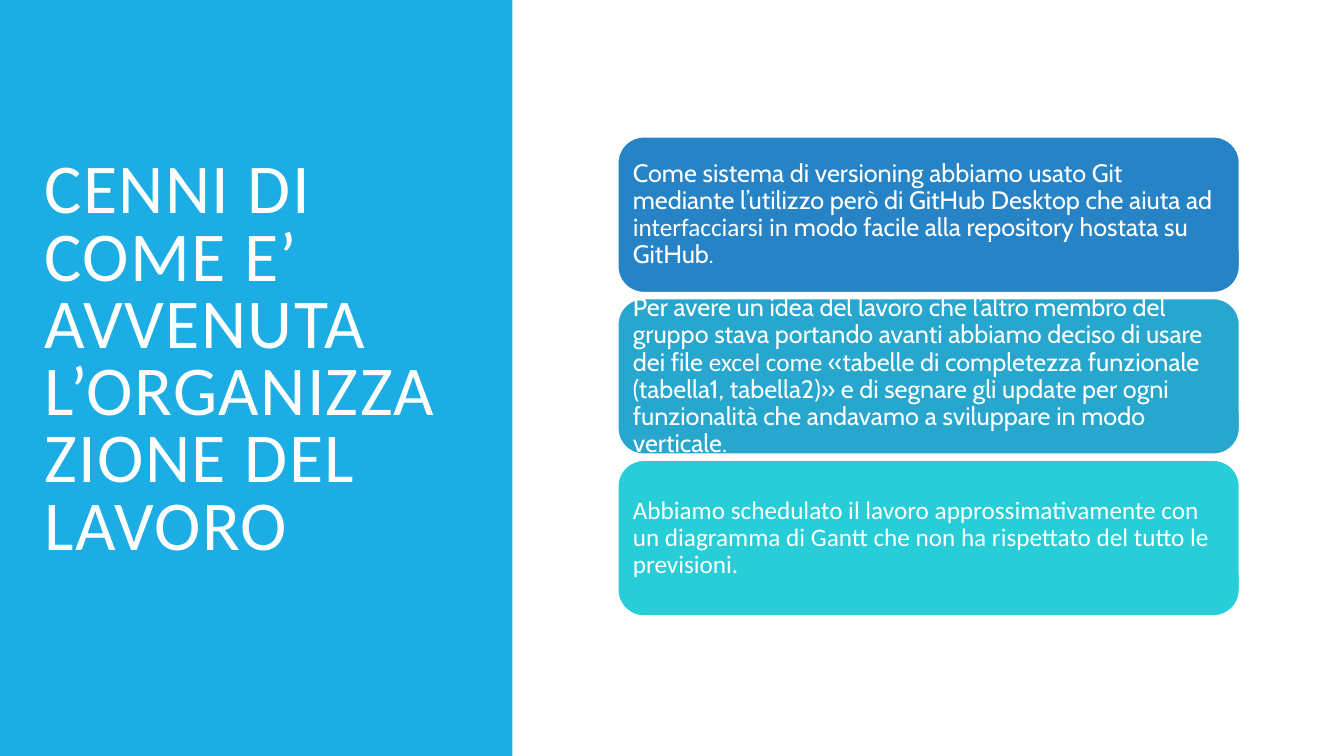
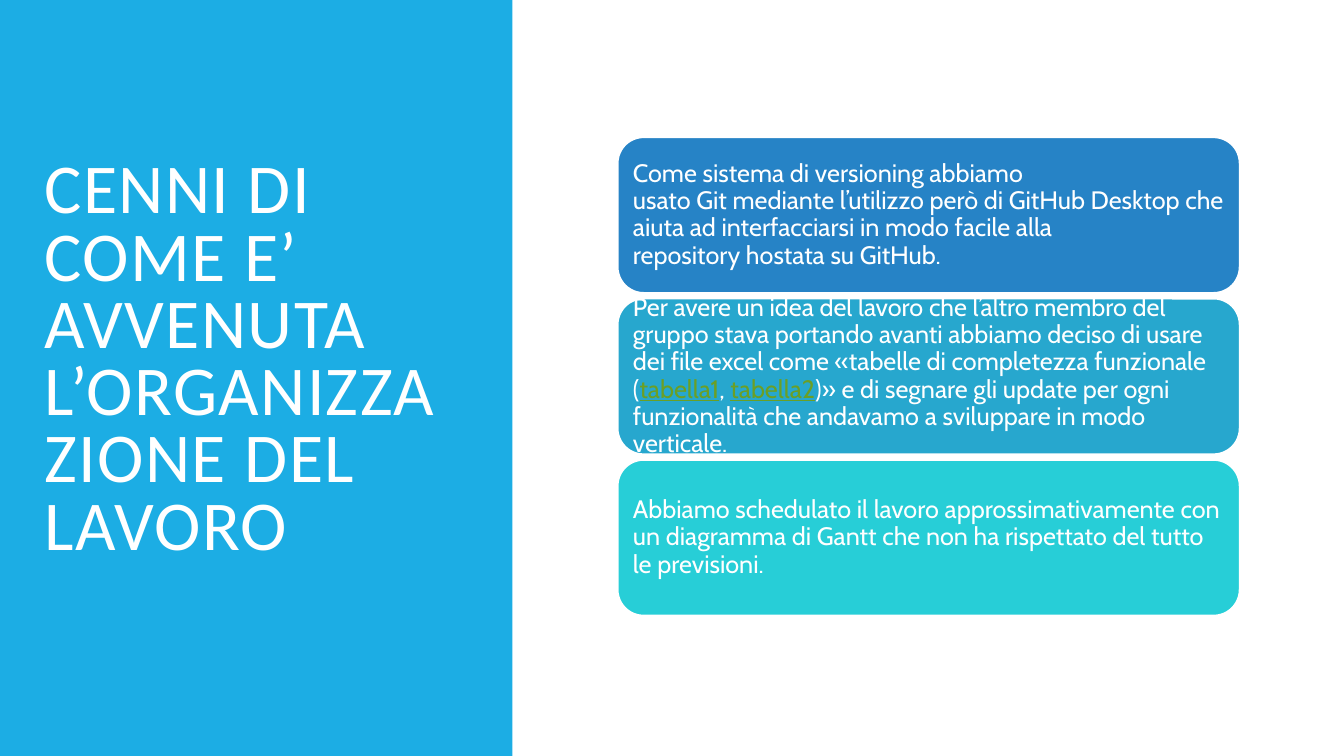
Before and after one commit to CristianCarrella/Ratatouille23, a slide deck: slide 3 of powerpoint_presentazione/presentazione.pptx. Drawn at 1344x756 pixels with LibreOffice and Linux fonts; fonts in the diff are those of the drawing. Boxes give left, top, right and bottom in pixels: in the first picture for what was removed or moved away, otherwise in the second. Text is boxed around its words. In the diff, an @@ line names an element or a change of style, - is before the commit and + after.

```diff
--- a/powerpoint_presentazione/presentazione.pptx
+++ b/powerpoint_presentazione/presentazione.pptx
@@ text "Come sistema di versioning abbiamo ..." at box(633, 163, 1223, 270): font Calibri to Cabin in "interfacciarsi in" @@
@@ text "Per avere un idea del ..." at box(633, 295, 1206, 458): font Calibri to Cabin in "excel come"; text colour #FFFFFF to #6B9F25, underline on in "(tabella1, tabella2)»" @@
@@ text "Abbiamo schedulato il lavoro approssimativamente ..." at box(633, 499, 1220, 579): font Calibri to Cabin @@
```
Also in this commit, not shown: 7 other slides changed, 3 other files.
